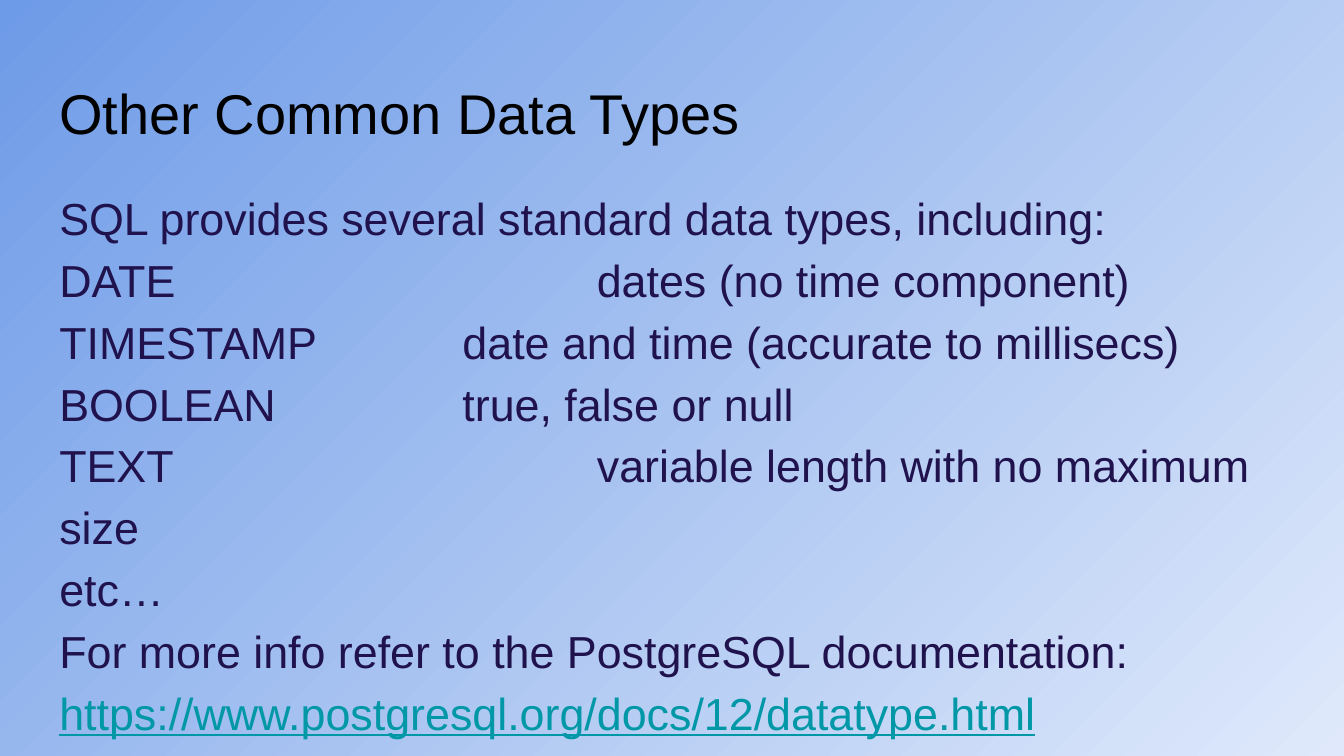
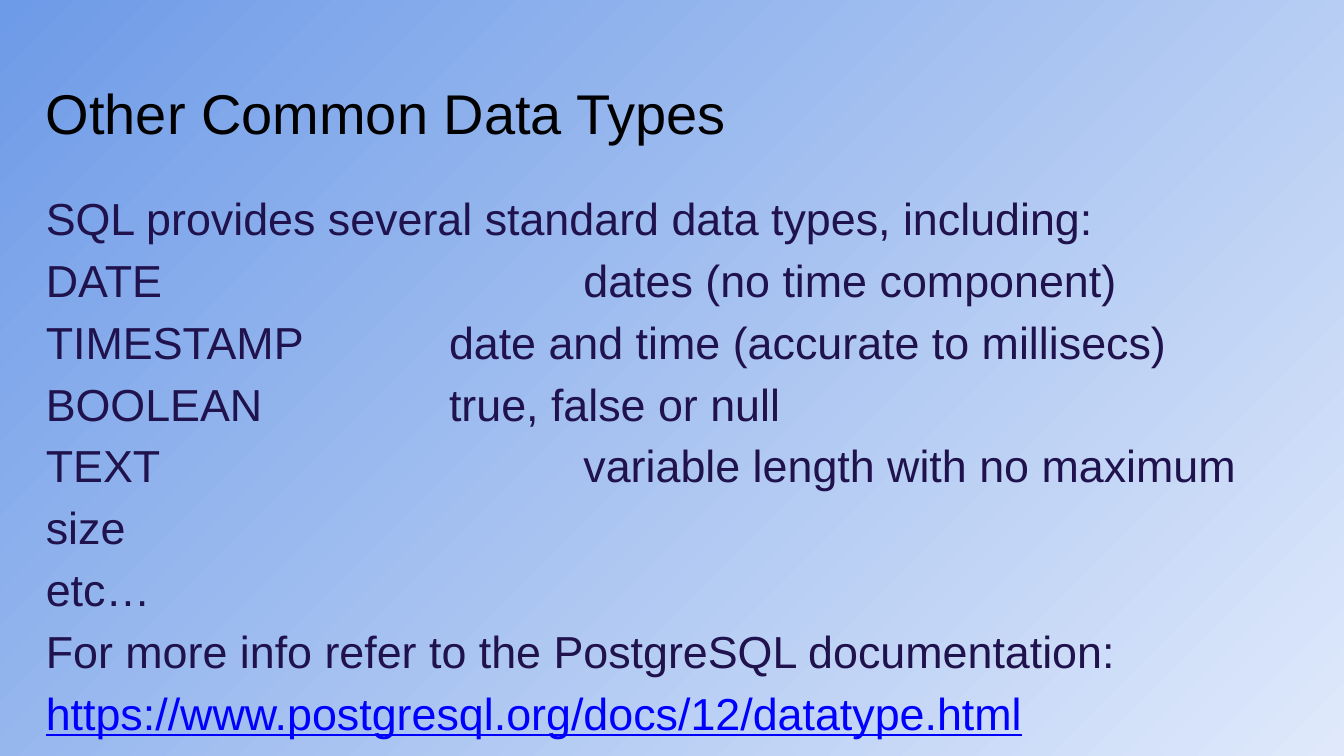
Before and after one commit to CodeYourFuture/syllabus, a slide deck: slide 38 of docs/db/db_b/week-2/CYF_DB_2.pptx (slide 34 before the commit). Drawn at 1344x756 pixels with LibreOffice and Linux fonts; fonts in the diff are those of the drawing. Boxes give left, top, right and bottom in pixels: in the first picture for what was removed or moved away, otherwise in the second. Text is boxed around its words. In the diff, an @@ line names an element or a change of style, - is before the commit and + after.

```diff
--- a/docs/db/db_b/week-2/CYF_DB_2.pptx
+++ b/docs/db/db_b/week-2/CYF_DB_2.pptx
@@ title "Other Common Data Types" moved from (x1=59, y1=93, x2=739, y2=144) to (x1=46, y1=93, x2=725, y2=144) @@
@@ text "SQL provides several standard data ..." at (x1=46, y1=202, x2=1236, y2=739): text colour #0097A7 to #0000FF in "https://www.postgresql.org/docs/12/datatype.html" @@
```
Also in this commit, not shown: 23 other slides changed, 4 slides added, 2 other files.
